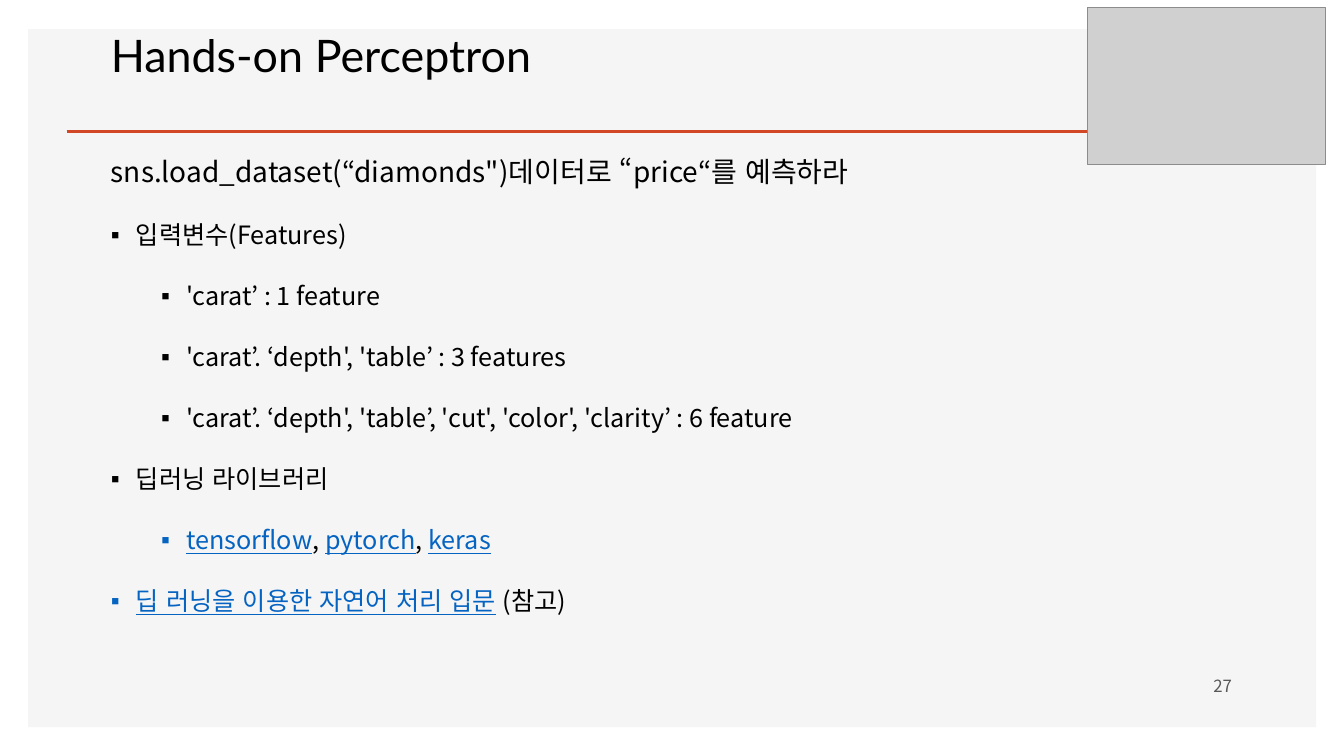
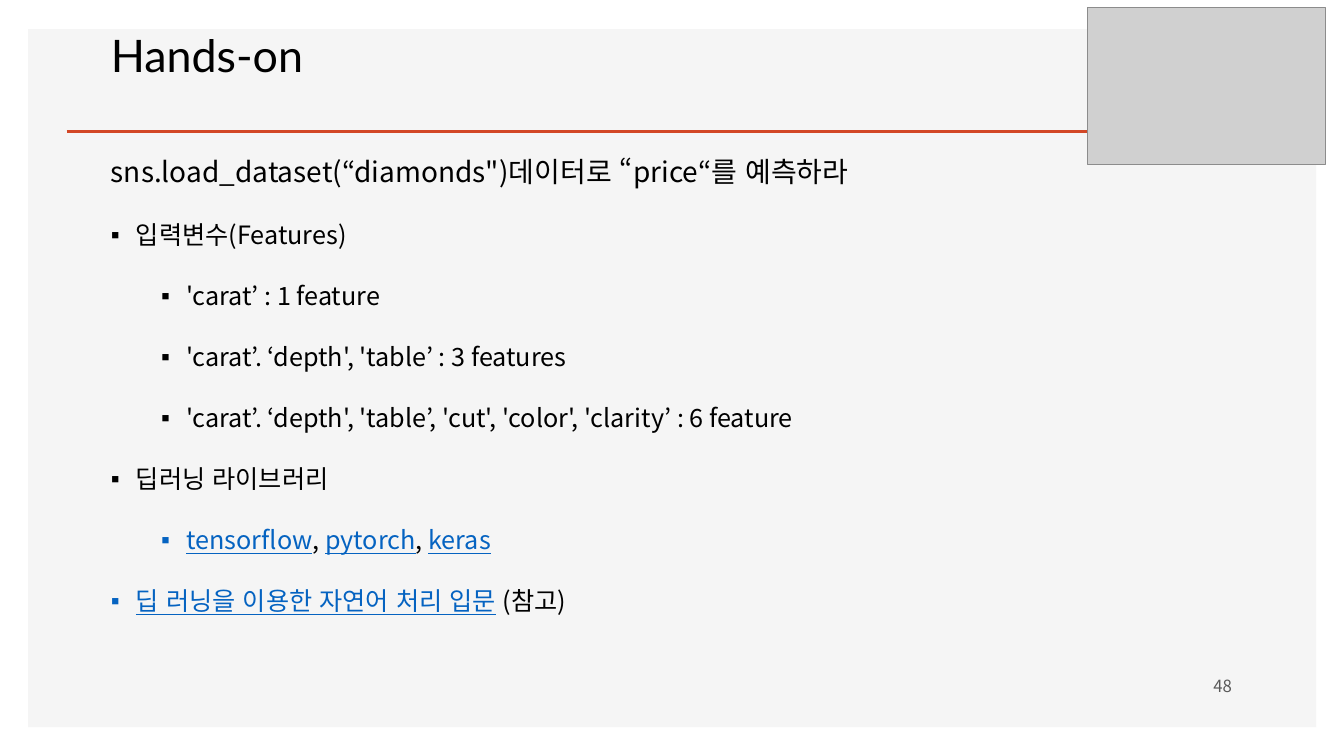
Before and after one commit to ancestor9/mathematics-for-machine-learning, a slide deck: slide 48 of w4_Perceptron_Regression.pptx (slide 27 before the commit). Drawn at 1344x756 pixels with LibreOffice and Linux fonts; fonts in the diff are those of the drawing; grey boxes stand for pictures; background and template pictures are left out. Boxes give left, top, right and bottom in pixels: in the first picture for what was removed or moved away, otherwise in the second. Text is boxed around its words. In the diff, an @@ line names an element or a change of style, - is before the commit and + after.

```diff
--- a/w4_Perceptron_Regression.pptx
+++ b/w4_Perceptron_Regression.pptx
@@ text at box(111, 39, 303, 73): text changed @@
-Hands-on Perceptron
+Hands-on
@@ page number at box(1213, 679, 1232, 692): text changed @@
-27
+48
```
Also in this commit, not shown: 1 other slide changed, 8 slides added.
